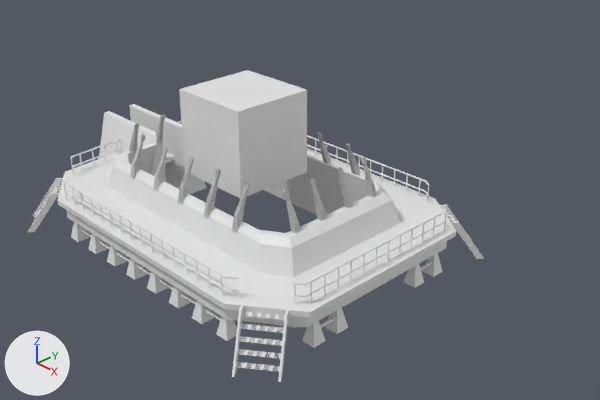
The Blender file raptor pen.blend as it was, and as the next commit left it.
Before and after are seen from a 50 mm lens placed at (3.8, -3.2, 1.96), pointed at (0.5, 0.01, -0.31). The lights are fixed; the arrows at lower left show +X, +Y and +Z.

Objects in the first picture: 'bars', 'body', 'building', 'lower body', 'rail', 'rail2', 'stairs', 'wall', 'x-axis brick', 'y-axis brick', 'y-axis spike', 'y-axis spike.001'.
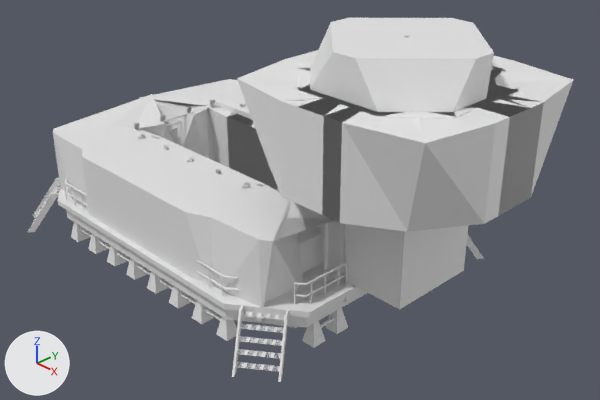
Diff of the bpy script that builds the scene:
```diff
--- a/raptor pen.blend.py
+++ b/raptor pen.blend.py
@@ me_cube_008 @@
-me_cube_008.from_pydata(...)  # 8 vertices, 6 faces; spans x -0.281..0.281, y -0.281..0.281, z -0.281..0.281
+me_cube_008.from_pydata(...)  # 228 vertices, 198 faces; spans x -0.28..0.284, y -0.291..0.273, z -0.654..0.102
+# me_cube_008 part 1: the whole mesh is rebuilt
@@ me_cube_014 @@
+me_cube_014.from_pydata([(-0.209, -0.209, -0.209), (-0.209, -0.209, 0.114), (-0.209, 0.209, -0.209), (-0.209, 0.209, 0.114), (0.209, -0.209, -0.209), (0.209, -0.209, 0.114), (0.209, 0.209, -0.209), (0.209, 0.209, 0.114)], [(0, 1), (1, 3), (3, 2), (3, 7), (7, 6), (7, 5), (5, 4), (5, 1)], [])
@@ cu_plane_001 @@
+cu_plane_001 = bpy.data.curves.new('Plane.001', 'CURVE')
+cu_plane_001.dimensions = '3D'
+_sp = cu_plane_001.splines.new('POLY'); _sp.points.add(6)
+_sp.points.foreach_set('co', [0.635, 0.434, -0.108, 0.0, -0.67, 0.434, -0.108, 0.0, -0.749, 0.379, -0.108, 0.0, -0.749, 0.0, -0.108, 0.0, -0.749, -0.379, -0.108, 0.0, -0.67, -0.434, -0.108, 0.0, 0.635, -0.434, -0.108, 0.0])
+_sp.order_v = 0
+_sp.resolution_v = 0
+_sp.use_endpoint_u = True
+_sp.use_smooth = False
+_sp = cu_plane_001.splines.new('POLY'); _sp.points.add(6)
+_sp.points.foreach_set('co', [0.635, -0.468, -0.203, 0.0, -0.67, -0.468, -0.203, 0.0, -0.782, -0.391, -0.203, 0.0, -0.782, 0.0, -0.203, 0.0, -0.782, 0.391, -0.203, 0.0, -0.67, 0.468, -0.203, 0.0, 0.635, 0.468, -0.203, 0.0])
+_sp.order_v = 0
+_sp.resolution_v = 0
+_sp.use_endpoint_u = True
+_sp.use_smooth = False
+_sp = cu_plane_001.splines.new('POLY'); _sp.points.add(6)
+_sp.points.foreach_set('co', [0.635, 0.484, -0.25, 0.0, -0.67, 0.484, -0.25, 0.0, -0.799, 0.394, -0.25, 0.0, -0.799, 0.0, -0.25, 0.0, -0.799, -0.394, -0.25, 0.0, -0.67, -0.484, -0.25, 0.0, 0.635, -0.484, -0.25, 0.0])
+_sp.order_v = 0
+_sp.resolution_v = 0
+_sp.use_endpoint_u = True
+_sp.use_smooth = False
+_sp = cu_plane_001.splines.new('POLY'); _sp.points.add(6)
+_sp.points.foreach_set('co', [0.635, 0.451, -0.155, 0.0, -0.67, 0.451, -0.155, 0.0, -0.766, 0.387, -0.155, 0.0, -0.766, 0.0, -0.155, 0.0, -0.766, -0.387, -0.155, 0.0, -0.67, -0.451, -0.155, 0.0, 0.635, -0.451, -0.155, 0.0])
+_sp.order_v = 0
+_sp.resolution_v = 0
+_sp.use_endpoint_u = True
+_sp.use_smooth = False
+_sp = cu_plane_001.splines.new('POLY'); _sp.points.add(2)
+_sp.points.foreach_set('co', [-0.816, 0.355, -0.297, 0.0, -0.816, 0.0, -0.297, 0.0, -0.816, -0.355, -0.297, 0.0])
+_sp.order_u = 3
+_sp.order_v = 0
+_sp.resolution_v = 0
+_sp.use_endpoint_u = True
+_sp.use_smooth = False
+_sp = cu_plane_001.splines.new('POLY'); _sp.points.add(6)
+_sp.points.foreach_set('co', [-0.635, 0.434, -0.108, 0.0, 0.67, 0.434, -0.108, 0.0, 0.749, 0.379, -0.108, 0.0, 0.749, 0.0, -0.108, 0.0, 0.749, -0.379, -0.108, 0.0, 0.67, -0.434, -0.108, 0.0, -0.635, -0.434, -0.108, 0.0])
+_sp.order_v = 0
+_sp.resolution_v = 0
+_sp.use_endpoint_u = True
+_sp.use_smooth = False
+_sp = cu_plane_001.splines.new('POLY'); _sp.points.add(6)
+_sp.points.foreach_set('co', [-0.635, -0.468, -0.203, 0.0, 0.67, -0.468, -0.203, 0.0, 0.782, -0.391, -0.203, 0.0, 0.782, 0.0, -0.203, 0.0, 0.782, 0.391, -0.203, 0.0, 0.67, 0.468, -0.203, 0.0, -0.635, 0.468, -0.203, 0.0])
+_sp.order_v = 0
+_sp.resolution_v = 0
+_sp.use_endpoint_u = True
+_sp.use_smooth = False
+_sp = cu_plane_001.splines.new('POLY'); _sp.points.add(6)
+_sp.points.foreach_set('co', [-0.635, 0.484, -0.25, 0.0, 0.67, 0.484, -0.25, 0.0, 0.799, 0.394, -0.25, 0.0, 0.799, 0.0, -0.25, 0.0, 0.799, -0.394, -0.25, 0.0, 0.67, -0.484, -0.25, 0.0, -0.635, -0.484, -0.25, 0.0])
+_sp.order_v = 0
+_sp.resolution_v = 0
+_sp.use_endpoint_u = True
+_sp.use_smooth = False
+_sp = cu_plane_001.splines.new('POLY'); _sp.points.add(6)
+_sp.points.foreach_set('co', [-0.635, 0.451, -0.155, 0.0, 0.67, 0.451, -0.155, 0.0, 0.766, 0.387, -0.155, 0.0, 0.766, 0.0, -0.155, 0.0, 0.766, -0.387, -0.155, 0.0, 0.67, -0.451, -0.155, 0.0, -0.635, -0.451, -0.155, 0.0])
+_sp.order_v = 0
+_sp.resolution_v = 0
+_sp.use_endpoint_u = True
+_sp.use_smooth = False
+cu_plane_001.bevel_depth = 0.006
+cu_plane_001.fill_mode = 'FULL'
@@ ob_building @@
 ob_building = bpy.data.objects.new('building', me_cube_008)
-ob_building.location = (0.0, 0.0, 0.0)
+ob_building.location = (1.26, 0.009, 0.174)
@@ ob_plane @@
+ob_plane = bpy.data.objects.new('Plane', me_plane_009)  # 44 vertices, 0 faces, 88 loose edges; spans x -0.425..0.425, y -0.425..0.425, z -0.087..0.0; modifiers SKIN
+ob_plane.location = (1.26, 0.009, 0.391)
@@ ob_roof_stand @@
+ob_roof_stand = bpy.data.objects.new('roof stand', me_cube_014)  # modifiers SKIN
+ob_roof_stand.location = (1.26, 0.009, 0.496)
@@ ob_iron_rail2 @@
+ob_iron_rail2 = bpy.data.objects.new('iron rail2', me_cube_013)  # 22 vertices, 0 faces, 31 loose edges; spans x -1.0..1.0, y -0.62..0.0, z 0.26..0.3; in mat_material (white #e7e7e7); modifiers MIRROR, SKIN
+ob_iron_rail2.location = (0.0, 0.0, -0.62)
@@ ob_iron_bars @@
+ob_iron_bars = bpy.data.objects.new('iron bars', cu_plane_001)
+ob_iron_bars.location = (0.0, 0.0, 0.0)
```

Pixel boxes [x1, y1, x2, y2] of what changed, in the pictures (600 x 400 px):
'Plane', added: after [237, 50, 573, 233]
'iron rail2', added: after [53, 79, 348, 322]
'building', reshaped, moved: before [179, 70, 307, 198]; after [323, 221, 468, 309]
'roof stand', added: after [310, 18, 494, 112]
'iron bars', added: after [138, 105, 216, 136]
'body', unchanged, covered by the edit: before [58, 143, 456, 328]; after [58, 189, 360, 328]
'wall', unchanged, covered by the edit: before [99, 104, 206, 194]
'y-axis spike', unchanged, covered by the edit: before [130, 132, 360, 233]; after [140, 103, 250, 188]
'y-axis spike.001', unchanged, covered by the edit: before [129, 115, 377, 233]; after [134, 100, 215, 130]
